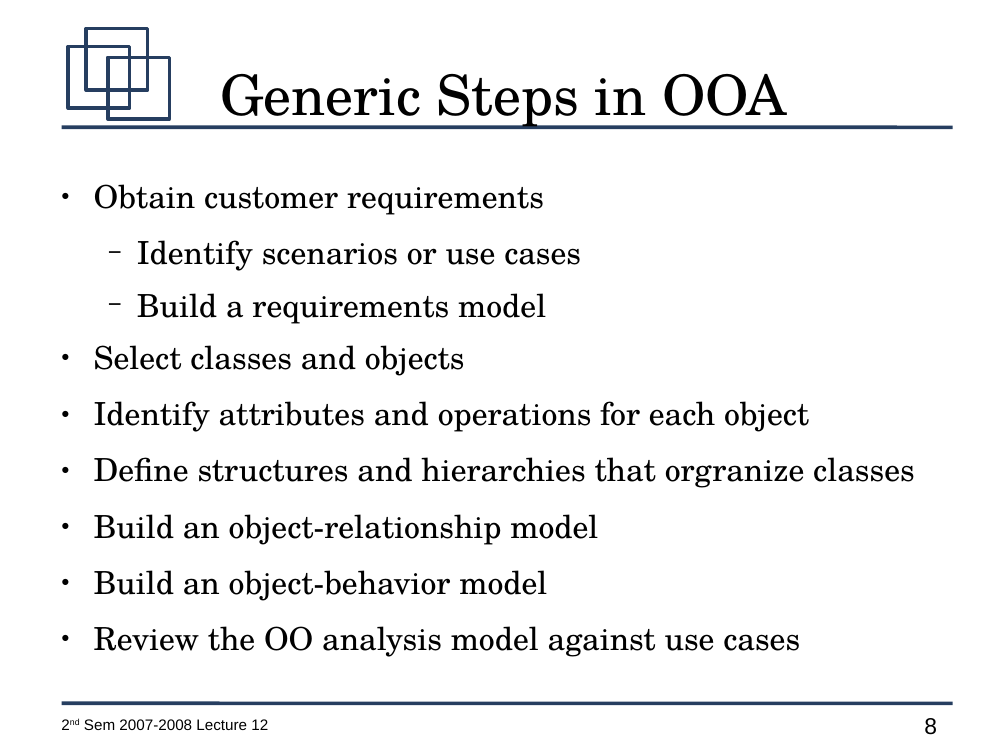
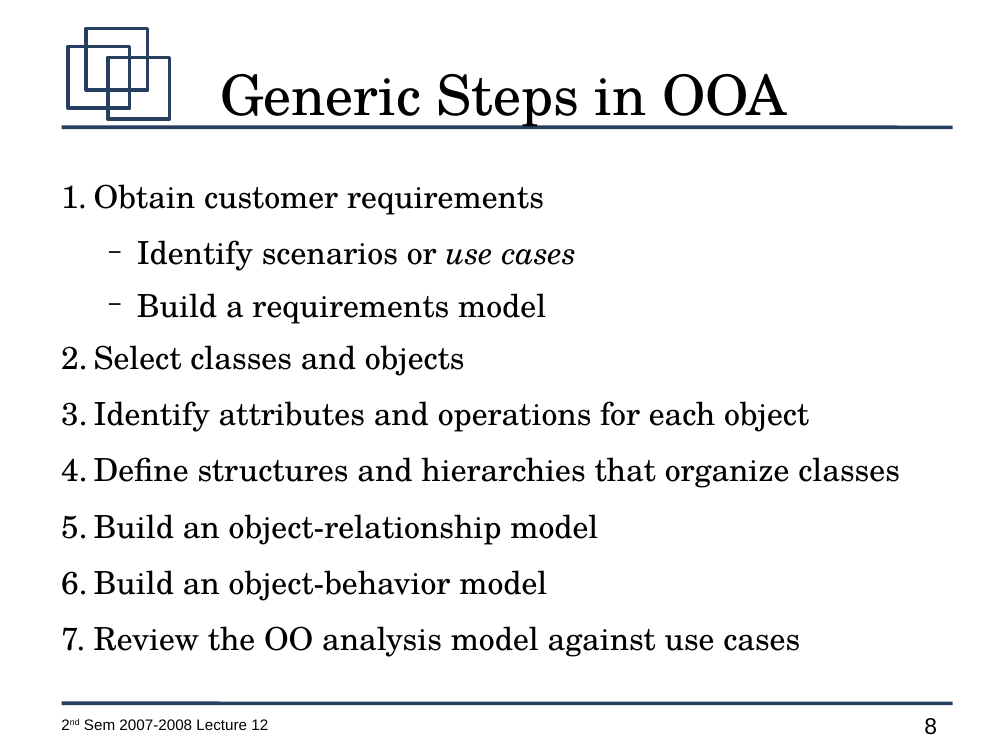
Before and after one commit to jachermocilla/jach-homepage, a slide deck: slide 8 of CMSC128-2nd-Sem-2007-L12.odp. Drawn at 1008x756 pixels with LibreOffice and Linux fonts; fonts in the diff are those of the drawing. Boxes give left, top, right and bottom in pixels: in the first picture for what was removed or moved away, otherwise in the second. Text is boxed around its words. In the diff, an @@ line names an element or a change of style, - is before the commit and + after.

```diff
--- a/CMSC128-2nd-Sem-2007-L12.odp
+++ b/CMSC128-2nd-Sem-2007-L12.odp
@@ text at <box>94,184,809,657</box>: italic on in "use cases"; bullet ● to 1. @@
@@ text at <box>94,457,900,488</box>: text changed @@
-● Define structures and hierarchies that orgranize classes
+4. Define structures and hierarchies that organize classes
```
Also in this commit, not shown: 12 other slides changed, 9 slides added, 1 slide removed.
